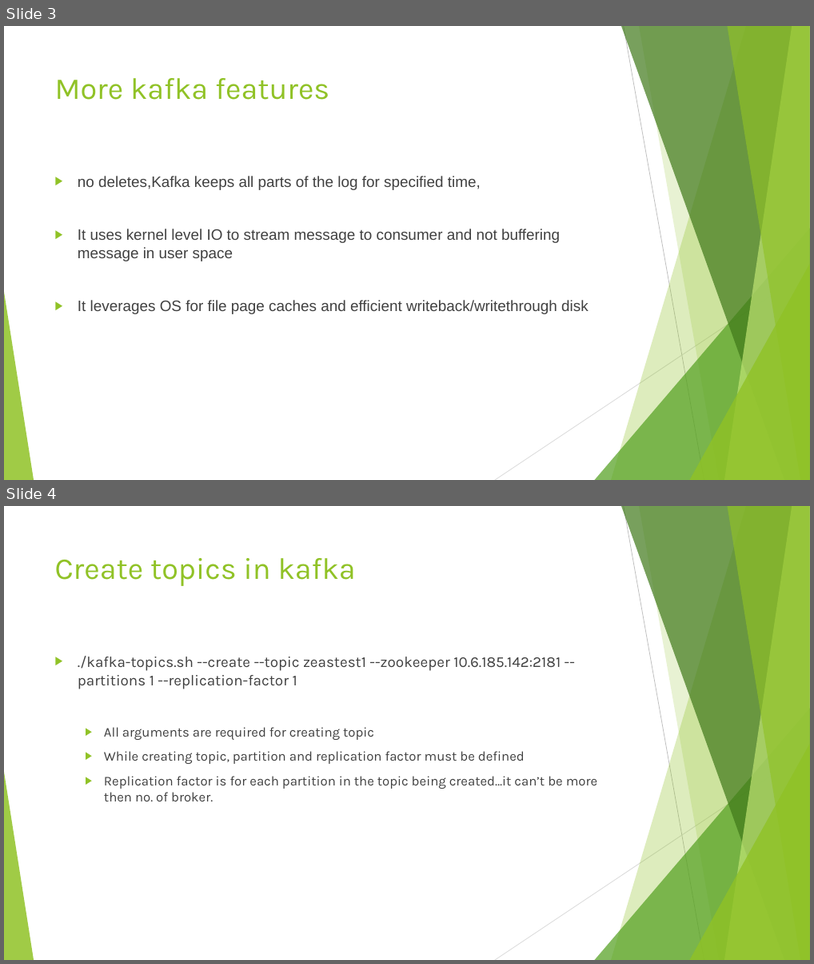
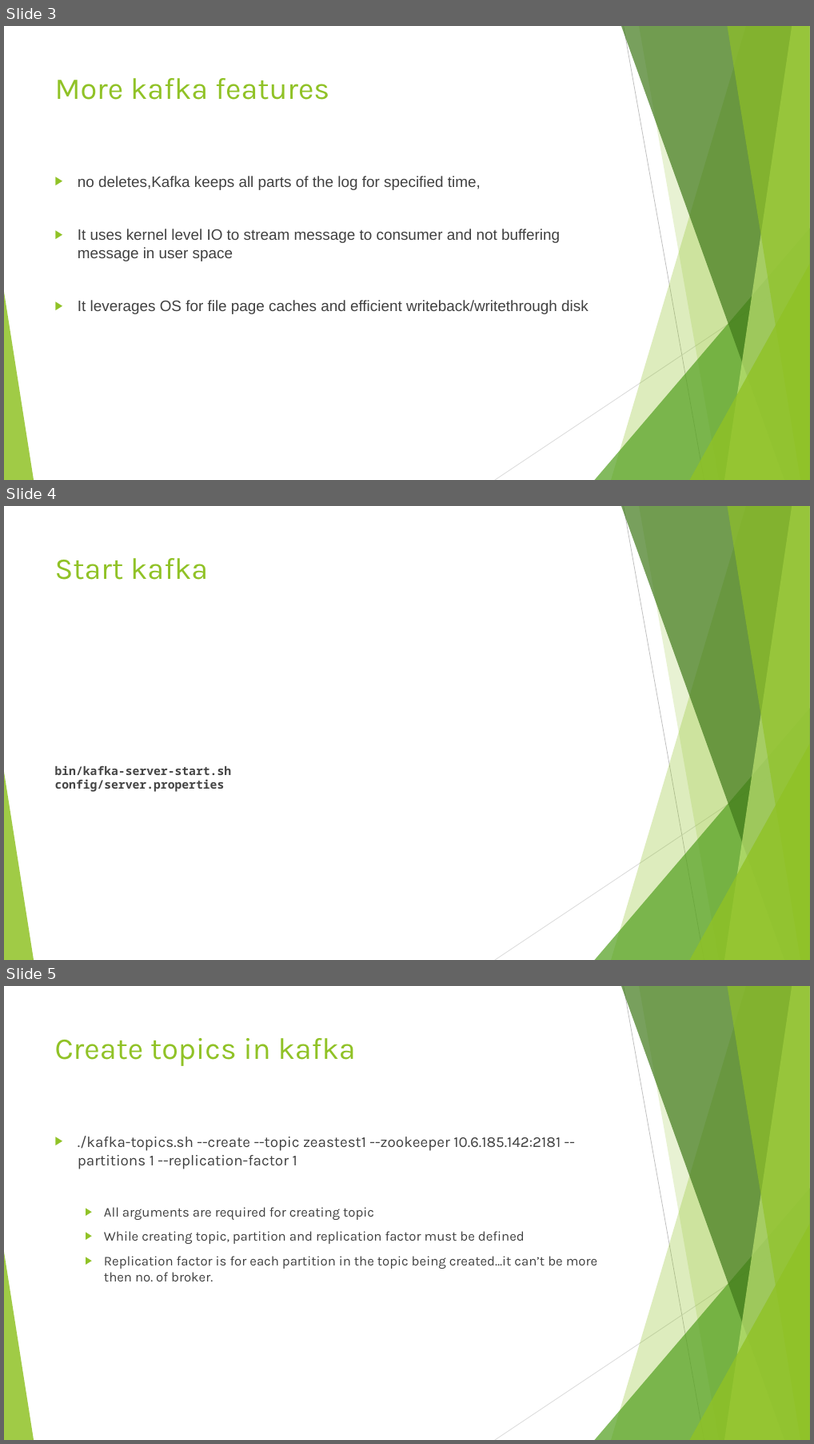
Before and after one commit to ketankk/BDppt, a slide deck: ppt/Kafka.pptx. Shown one above the other, each under a label of ours: slides 3 and 4 before the commit, slides 3, 4 and 5 after it. The pictures are 814x964 and 814x1444 pixels, drawn with LibreOffice and Linux fonts; fonts in the diff are those of the drawing. Boxes give left, top, right and bottom in pixels: in the first picture for what was removed or moved away, otherwise in the second. Text is boxed around its words. In the diff, an @@ line names an element or a change of style, - is before the commit and + after.

```diff
--- a/ppt/Kafka.pptx
+++ b/ppt/Kafka.pptx
@@ slide 4 added at (4, 506, 810, 960), background #FFFFFF; not listed: 10 template elements that a slide beside it also shows @@
@@ title added at (55, 558, 208, 580), 36 pt, text #90C226 @@
+Start kafka
@@ text added at (55, 765, 232, 792), 14 pt, text #444444, bold @@
+bin/kafka-server-start.sh config/server.properties
@@ what was slide 4 is now slide 5 @@
```
Also in this commit, not shown: 3 slides changed, 3 slides removed, 10 other files.
